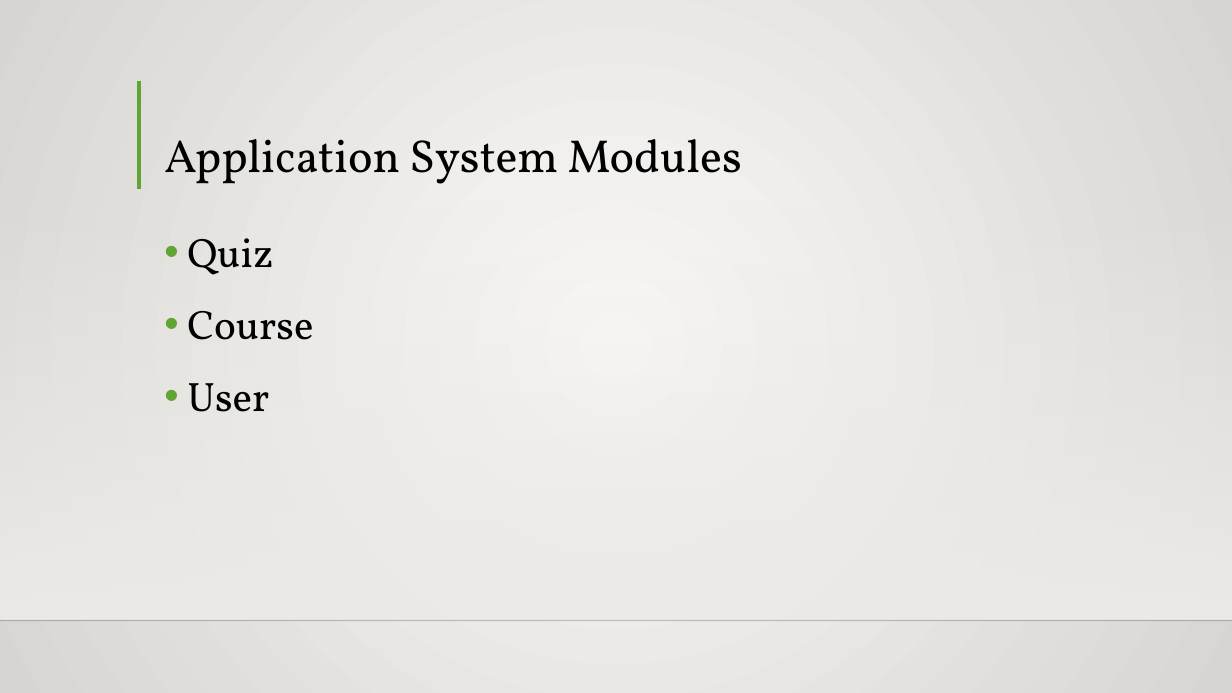
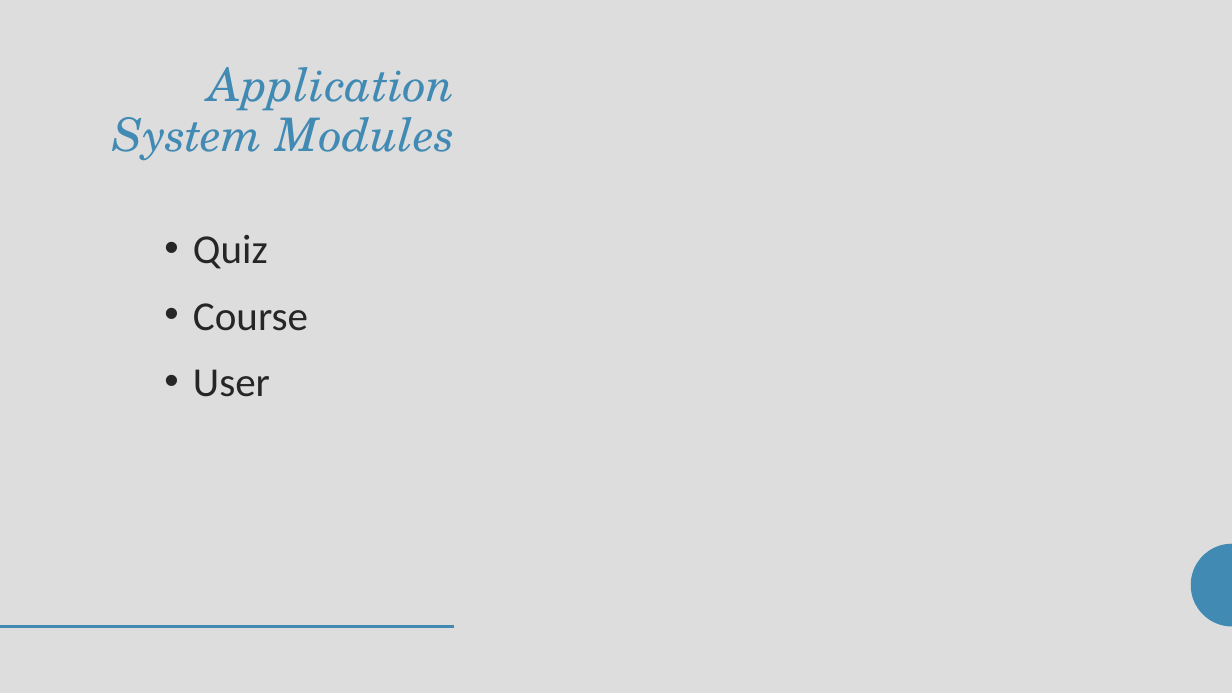
Before and after one commit to seans888/Project---LSC-2, a slide deck: slide 13 of Documentation/MCSPROJ/LSC-LMS PPT.pptx (slide 14 before the commit). Drawn at 1232x693 pixels with LibreOffice and Linux fonts; fonts in the diff are those of the drawing; background and template pictures are left out. Boxes give left, top, right and bottom in pixels: in the first picture for what was removed or moved away, otherwise in the second. Text is boxed around its words. In the diff, an @@ line names an element or a change of style, - is before the commit and + after.

```diff
--- a/Documentation/MCSPROJ/LSC-LMS PPT.pptx
+++ b/Documentation/MCSPROJ/LSC-LMS PPT.pptx
@@ background gradient #FAFAF9 to #D7D5D2 to #DDDDDD @@
@@ title "Application System Modules": place and size @@
-title "Application System Modules" at <box>164,139,742,184</box>
+title "Application System Modules" at <box>113,67,456,161</box>
@@ title "Application System Modules" at <box>113,67,456,161</box>: font Vollkorn to TeX Gyre Schola, text colour #000000 to #418AB3, italic on; alignment left to right; vertical alignment bottom to top @@
@@ line removed from (139, 80) to (139, 189) @@
@@ rectangle removed at <box>0,203,1232,619</box> @@
@@ text "Quiz" at <box>193,235,308,397</box>: font Vollkorn to Calibri, text colour #000000 to #262626; indent changed; line spacing 1.2 to 1.12; less space between paragraphs @@
@@ freeform shape added at <box>1191,543,1232,627</box>, fill #418AB3 @@
@@ line removed from (0, 621) to (1232, 621) @@
@@ line added from (0, 627) to (455, 627), #418AB3 2 pt @@
```
Also in this commit, not shown: 14 other slides changed, 6 slides added, 1 slide removed.
